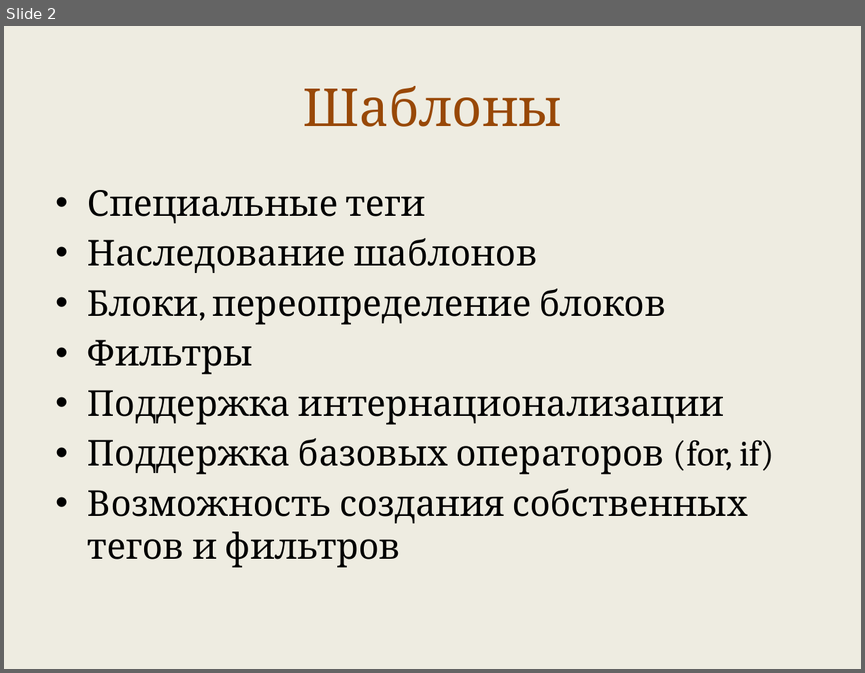
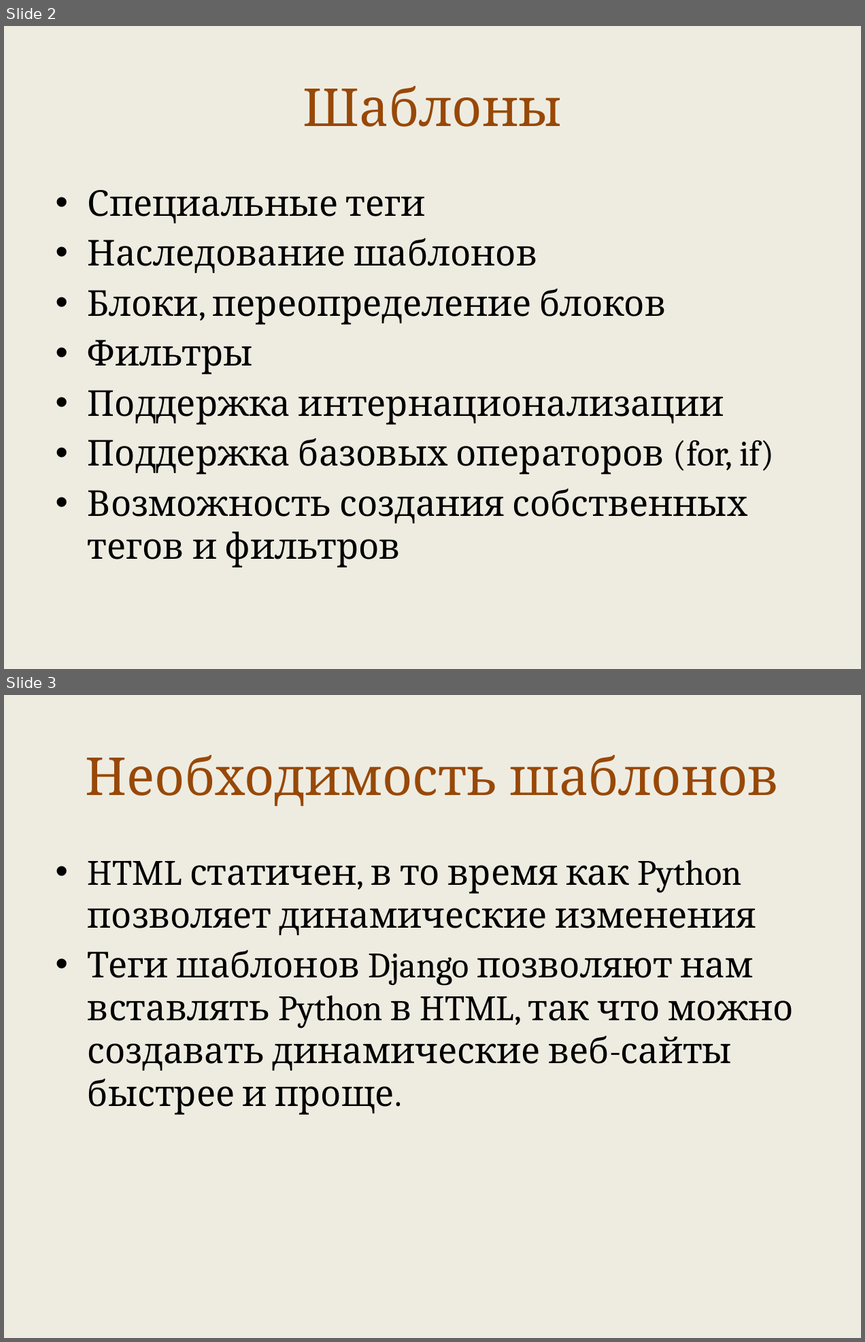
Before and after one commit to maxchv/LearnPython, a slide deck: week11/templates.pptx. Shown one above the other, each under a label of ours: slide 2 before the commit, slides 2 and 3 after it. The pictures are 865x673 and 865x1342 pixels, drawn with LibreOffice and Linux fonts; fonts in the diff are those of the drawing. Boxes give left, top, right and bottom in pixels: in the first picture for what was removed or moved away, otherwise in the second. Text is boxed around its words. In the diff, an @@ line names an element or a change of style, - is before the commit and + after.

```diff
--- a/week11/templates.pptx
+++ b/week11/templates.pptx
@@ slide 3 added at (4, 695, 861, 1338), background #EEECE1 @@
@@ title added at (85, 755, 779, 806), 44 pt, text #984807 @@
+Необходимость шаблонов
@@ text added at (88, 860, 793, 1115), 30 pt, text #000000 @@
+• HTML статичен, в то время как Python позволяет динамические изменения
+• Теги шаблонов Django позволяют нам вставлять Python в HTML, так что можно создавать динамические веб-сайты быстрее и проще.
```
Also in this commit, not shown: 2 slides changed, 20 other slides added, 10 slides removed.
